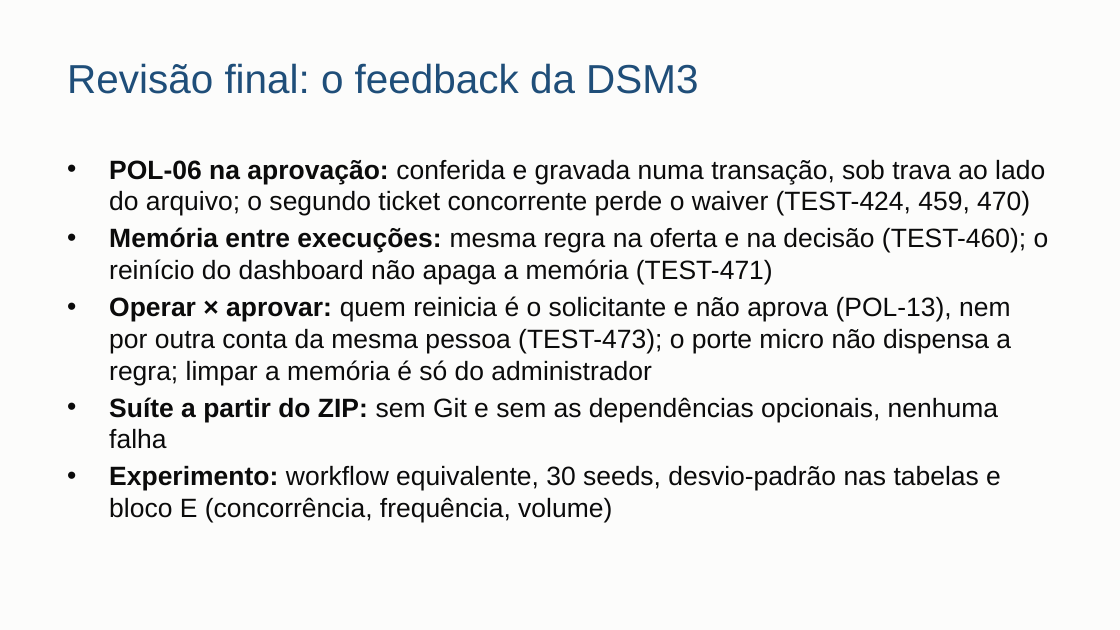
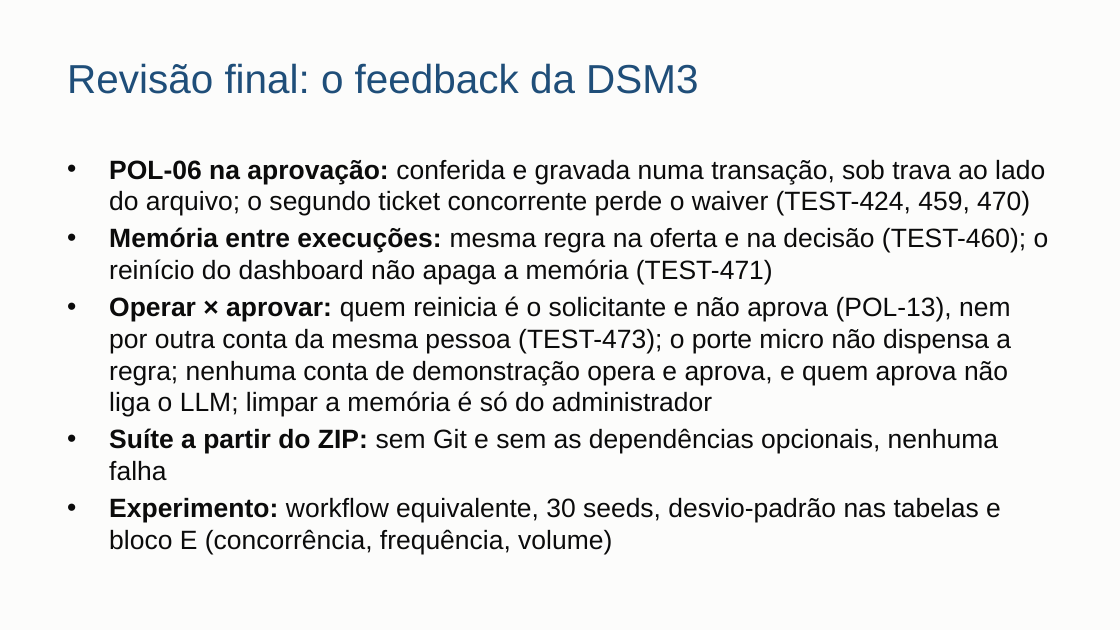
Before and after one commit to danrley-ribeiro/fin-dept-multiagents-project, a slide deck: slide 18 of entregas/dsm4/apresentacao/DSM4-apresentacao.pptx. Drawn at 1120x630 pixels with LibreOffice and Linux fonts; fonts in the diff are those of the drawing. Boxes give left, top, right and bottom in pixels: in the first picture for what was removed or moved away, otherwise in the second. Text is boxed around its words. In the diff, an @@ line names an element or a change of style, - is before the commit and + after.

```diff
--- a/entregas/dsm4/apresentacao/DSM4-apresentacao.pptx
+++ b/entregas/dsm4/apresentacao/DSM4-apresentacao.pptx
@@ text at <box>109,296,1011,417</box>: text changed @@
-• Operar × aprovar: quem reinicia é o solicitante e não aprova (POL-13), nem por outra conta da mesma pessoa (TEST-473); o porte micro não dispensa a regra; limpar a memória é só do administrador
+• Operar × aprovar: quem reinicia é o solicitante e não aprova (POL-13), nem por outra conta da mesma pessoa (TEST-473); o porte micro não dispensa a regra; nenhuma conta de demonstração opera e aprova, e quem aprova não liga o LLM; limpar a memória é só do administrador
```
Also in this commit, not shown: 1 other slide changed, 28 other files.
